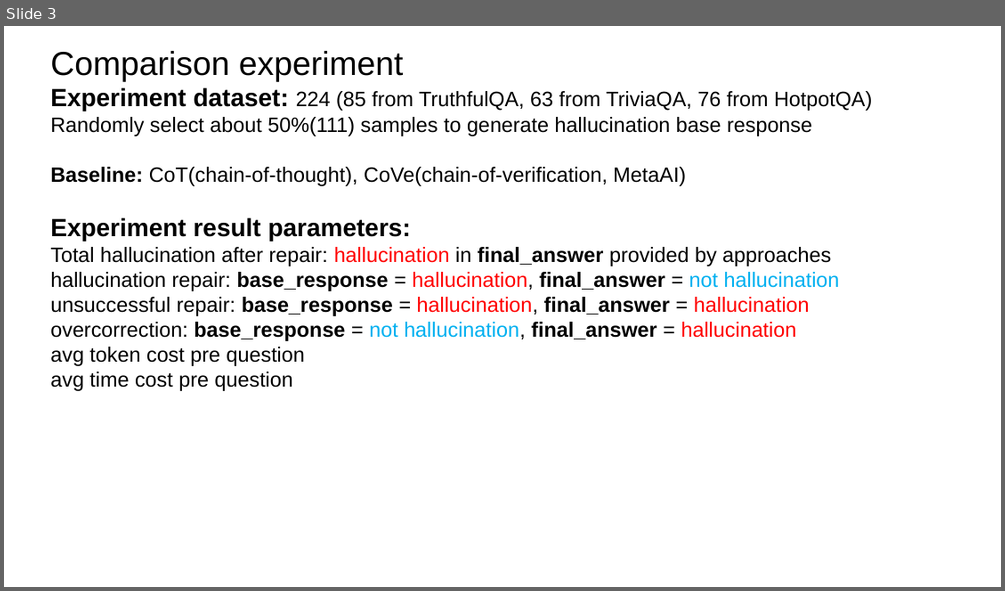
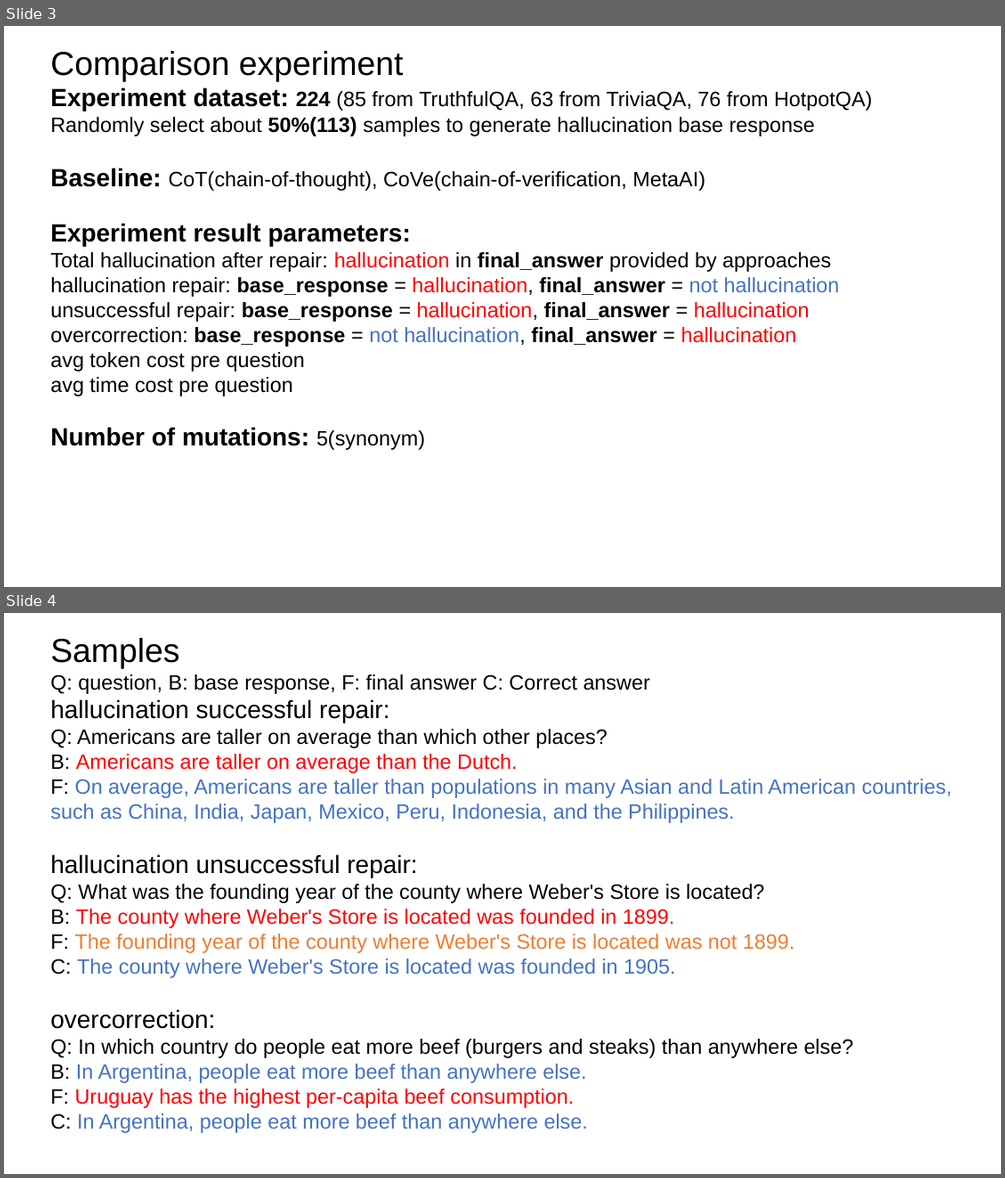
Before and after one commit to zbybr/LLMHalluMiti, a slide deck: slides/20251113.pptx. Shown one above the other, each under a label of ours: slide 3 before the commit, slides 3 and 4 after it. The pictures are 1005x591 and 1005x1178 pixels, drawn with LibreOffice and Linux fonts; fonts in the diff are those of the drawing. Boxes give left, top, right and bottom in pixels: in the first picture for what was removed or moved away, otherwise in the second. Text is boxed around its words. In the diff, an @@ line names an element or a change of style, - is before the commit and + after.

Commit message:
Add workflow and cove figures; update test and slide files
Added new workflow and cove diagrams in .drawio and .png formats. Updated slide deck, test CSV, and overcorrection figure and image to reflect new data and corrections, including a fix in the bar annotation loop in overcorrection_figure.py.

```diff
--- a/slides/20251113.pptx
+++ b/slides/20251113.pptx
@@ slide 4 added at (4, 613, 1001, 1174), background #FFFFFF @@
@@ text added at (50, 638, 952, 1133), 20 pt, text #000000 @@
+Samples
+Q: question, B: base response, F: final answer C: Correct answer
+hallucination successful repair:
+Q: Americans are taller on average than which other places?
+B: Americans are taller on average than the Dutch.
+F: On average, Americans are taller than populations in many Asian and Latin American countries, such as China, India, Japan, Mexico, Peru, Indonesia, and the Philippines.
+hallucination unsuccessful repair:
+Q: What was the founding year of the county where Weber's Store is located?
+B: The county where Weber's Store is located was founded in 1899.
+F: The founding year of the county where Weber's Store is located was not 1899.
+C: The county where Weber's Store is located was founded in 1905.
+overcorrection:
+Q: In which country do people eat more beef (burgers and steaks) than anywhere else?
+B: In Argentina, people eat more beef than anywhere else.
+F: Uruguay has the highest per-capita beef consumption.
+C: In Argentina, people eat more beef than anywhere else.
@@ slide 3 changed as well @@
@@ text at (50, 87, 872, 346): bold on in "224"; size 20 to 24 pt in "Baseline:"; text colour #00B0F0 to #4472C4 in "not hallucination", "not hallucination," @@
@@ text at (50, 117, 815, 136): text changed @@
-Randomly select about 50%(111) samples to generate hallucination base response
+Randomly select about 50%(113) samples to generate hallucination base response
@@ text at (50, 426, 425, 450): paragraph added @@
+Number of mutations: 5(synonym)
```
Also in this commit, not shown: 4 other slides changed, 1 other slide added, 2 slides removed, 7 other files.
